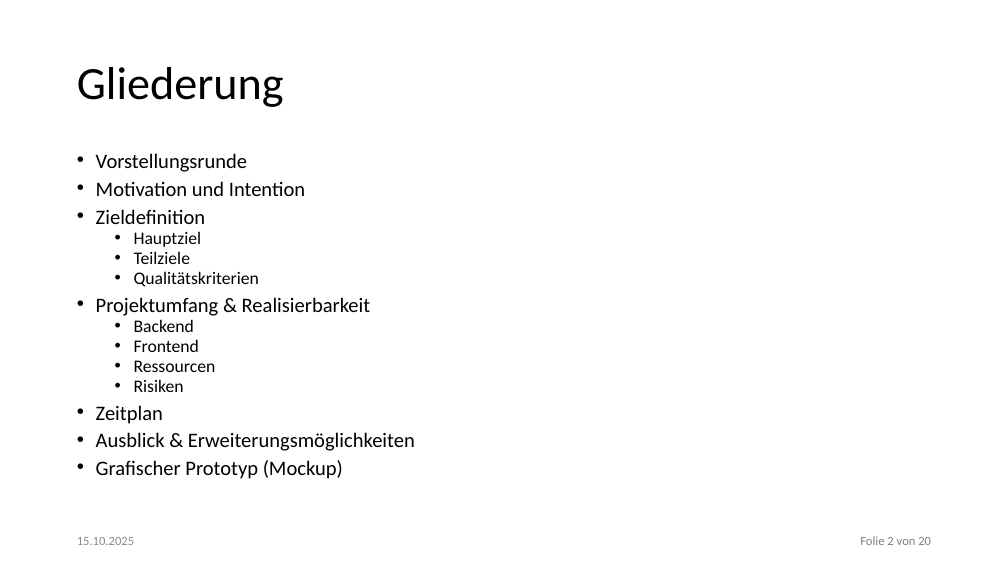
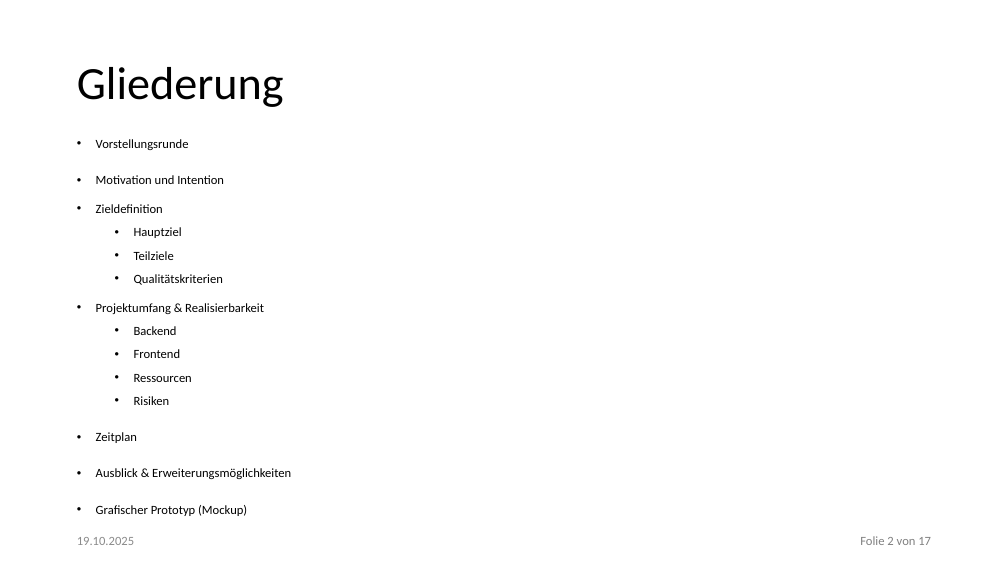
Before and after one commit to StrumpfHD/PraktikumWebAnwendungen2_Kombis, a slide deck: slide 2 of Geschaeftsvorschlag_Smart_Home_Dashboard.pptx. Drawn at 1008x567 pixels with LibreOffice and Linux fonts; fonts in the diff are those of the drawing; background and template pictures are left out. Boxes give left, top, right and bottom in pixels: in the first picture for what was removed or moved away, otherwise in the second. Text is boxed around its words. In the diff, an @@ line names an element or a change of style, - is before the commit and + after.

```diff
--- a/Geschaeftsvorschlag_Smart_Home_Dashboard.pptx
+++ b/Geschaeftsvorschlag_Smart_Home_Dashboard.pptx
@@ text "Vorstellungsrunde": place and size @@
-text "Vorstellungsrunde" at <box>96,153,415,479</box>
+text "Vorstellungsrunde" at <box>96,139,291,516</box>
@@ text "Vorstellungsrunde" at <box>96,139,291,516</box>: size 19.6 to 12 pt in "Vorstellungsrunde", "Motivation und Intention", "Zieldefinition", "Projektumfang & Realisierbarkeit" and 3 more places; size 16.8 to 12 pt in "Hauptziel", "Teilziele", "Qualitätskriterien", "Backend" and 3 more places; line spacing 0.7 to 1.7; line spacing 0.7 to 1.2 @@
@@ text at <box>860,536,931,545</box>: text changed @@
-Folie 2 von 20
+Folie 2 von 17
```
Also in this commit, not shown: 11 other slides changed, 6 slides added.
